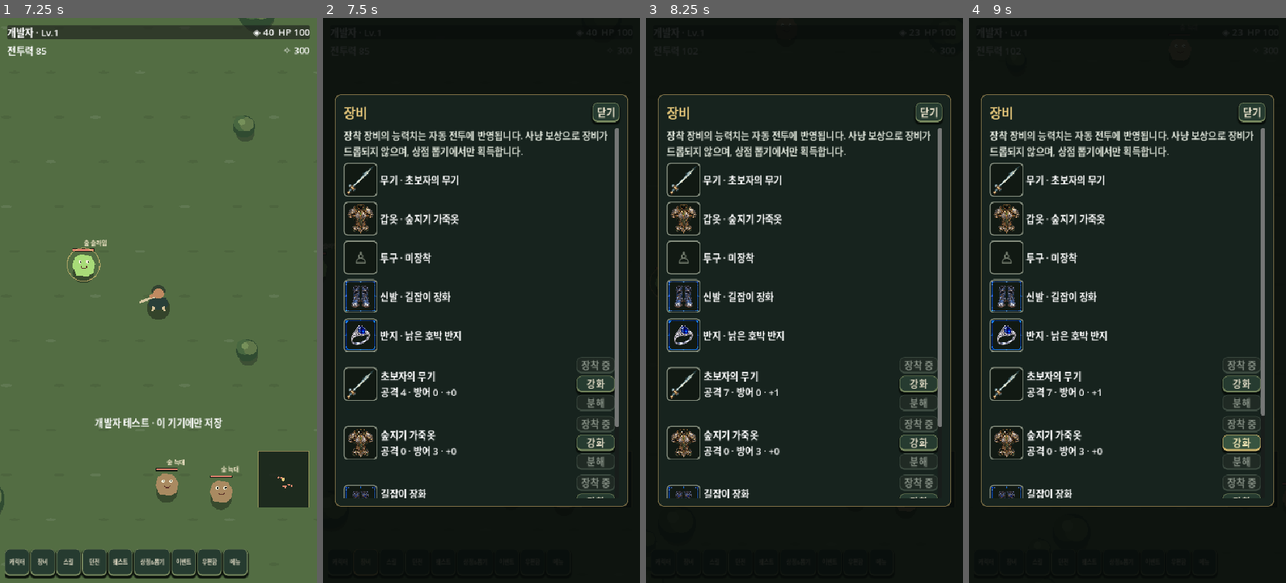
Above: before the commit, frames 1-4 (left to right).
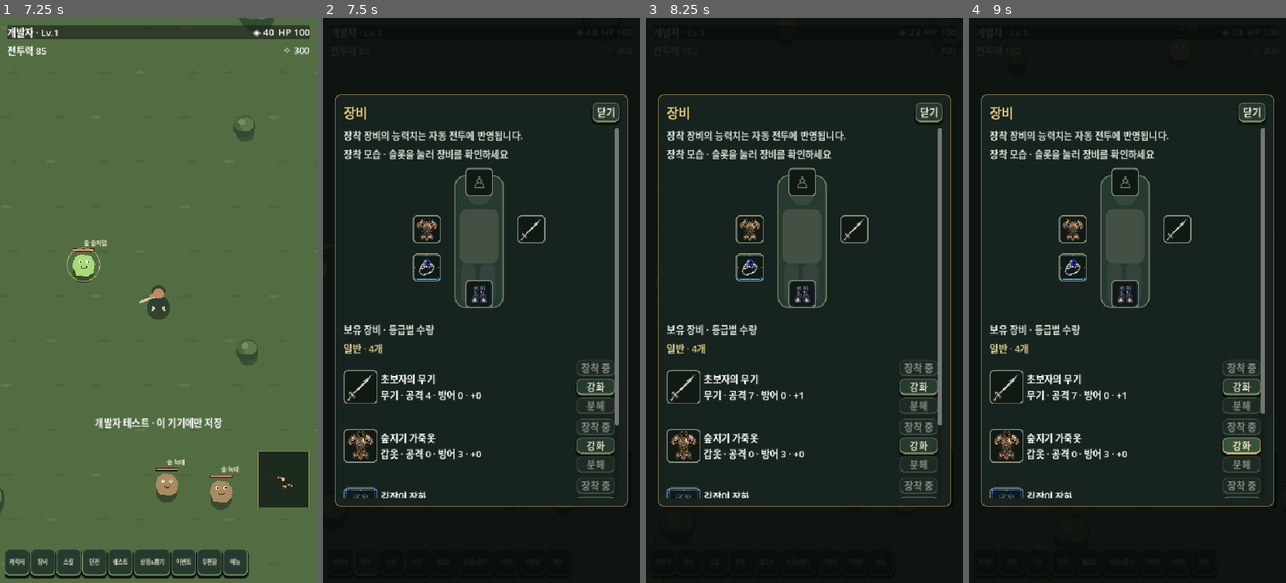
Above: after the commit, the same moments.

Repository: dor0si5523-cmd/strike-zone-online-
Game: Godot game, scene res://scenes/main.tscn
The game is run twice, just before and just after one commit, with the same random seed, the same clock (stepped at 60 frames per second) and the same inputs.
Inputs (mouse positions are in pixels of both pictures, inside the frame that each line leads up to):
- Up to frame 1 (7.25 s): click (158, 114) at 0.52 s; type "12" at 0.6 s; click (158, 147) at 0.75 s; type "12" at 0.83 s; click "로그인" at 1.25 s; click "새 계정 만들기" at 2 s; click (158, 114) at 2.77 s; type "12" at 2.85 s; click (158, 147) at 3 s; type "12" at 3.08 s; click "회원가입" at 3.5 s; click "로그인으로 돌아가기" at 4.25 s; click (158, 114) at 5.02 s; type "12" at 5.1 s; click (158, 147) at 5.25 s; type "12" at 5.33 s; click "개발자 계정으로 로그인" at 5.75 s; click "캐릭터 생성 후 시작" at 6.5 s
- Up to frame 2 (7.5 s): click "장비" at 7.25 s
- Up to frame 3 (8.25 s): click "강화" at 8 s
- Up to frame 4 (9 s): click "강화" at 8.75 s

Frame 1 is identical in both runs. In frame 2, 9.4% of the frame differs, in the area x 6-94%, y 20-85%; in frame 3, 9.4%; in frame 4, 9.4%.

Commit message:
Rework equipment panel and cash summon UI

Diff:
--- a/godot/scripts/main.gd
+++ b/godot/scripts/main.gd
@@ -697,52 +697,87 @@
 
 func _render_gear_panel() -> void:
 	_make_overlay("장비")
-	_panel_label("장착 장비의 능력치는 자동 전투에 반영됩니다. 사냥 보상으로 장비가 드롭되지 않으며, 상점 뽑기에서만 획득합니다.")
+	_panel_label("장착 장비의 능력치는 자동 전투에 반영됩니다.")
+	var slot_names := {"weapon":"무기", "armor":"갑옷", "helmet":"투구", "boots":"신발", "ring":"반지"}
+	var equipped_items: Dictionary = {}
 	for slot in ["weapon", "armor", "helmet", "boots", "ring"]:
 		var equipped_id: String = str(game_state.get("equipment", {}).get(slot, ""))
 		var match_item: Dictionary = {}
 		for item in game_state.get("items", []):
 			if str(item.get("id", "")) == equipped_id: match_item = item
-		var name := str(match_item.get("name", "미장착"))
-		var equipped_row := HBoxContainer.new()
-		overlay_content.add_child(equipped_row)
-		_add_equipment_icon(equipped_row, match_item, slot)
-		var equipped_label := Label.new()
-		equipped_label.text = "%s · %s" % [{"weapon":"무기", "armor":"갑옷", "helmet":"투구", "boots":"신발", "ring":"반지"}[slot], name]
-		equipped_label.size_flags_horizontal = Control.SIZE_EXPAND_FILL
-		equipped_label.vertical_alignment = VERTICAL_ALIGNMENT_CENTER
-		equipped_row.add_child(equipped_label)
-	for item in game_state.get("items", []):
-		var row := HBoxContainer.new()
-		row.add_theme_constant_override("separation", 5)
-		overlay_content.add_child(row)
-		var icon_path := _equipment_icon_path(item)
-		_add_equipment_icon(row, item, str(item.get("slot", "weapon")))
-		var detail := Label.new()
-		detail.size_flags_horizontal = Control.SIZE_EXPAND_FILL
-		detail.text = "%s\n공격 %s · 방어 %s · +%s" % [item.get("name", "장비"), item.get("atk", 0), item.get("def", 0), item.get("enhance", 0)]
-		detail.autowrap_mode = TextServer.AUTOWRAP_WORD_SMART
-		row.add_child(detail)
-		var actions := VBoxContainer.new()
-		row.add_child(actions)
-		var equipped_now: bool = str(game_state.get("equipment", {}).get(str(item.get("slot", "")), "")) == str(item.get("id", ""))
-		var equip := Button.new()
-		equip.text = "장착" if not equipped_now else "장착 중"
-		equip.disabled = equipped_now
-		equip.pressed.connect(_gear_action.bind("equip", str(item.get("id", ""))))
-		_style_button(equip, true)
-		actions.add_child(equip)
-		var upgrade := Button.new()
-		upgrade.text = "강화"
-		upgrade.pressed.connect(_gear_action.bind("upgrade", str(item.get("id", ""))))
-		_style_button(upgrade, true)
-		actions.add_child(upgrade)
-		var salvage := Button.new()
-		salvage.text = "분해"
-		salvage.disabled = equipped_now
-		salvage.pressed.connect(_confirm_salvage.bind(str(item.get("id", ""))))
-		_style_button(salvage, true)
-		actions.add_child(salvage)
+		equipped_items[slot] = match_item
+	_panel_label("장착 모습 · 슬롯을 눌러 장비를 확인하세요")
+	var avatar_host := CenterContainer.new()
+	avatar_host.custom_minimum_size.y = 258
+	avatar_host.size_flags_horizontal = Control.SIZE_EXPAND_FILL
+	overlay_content.add_child(avatar_host)
+	var avatar := Control.new()
+	avatar.custom_minimum_size = Vector2(250, 250)
+	avatar.clip_contents = true
+	avatar_host.add_child(avatar)
+	var mannequin := Panel.new()
+	mannequin.position = Vector2(83, 12); mannequin.size = Vector2(84, 226)
+	var mannequin_style := StyleBoxFlat.new()
+	mannequin_style.bg_color = Color("263a31"); mannequin_style.border_color = Color("71815d")
+	mannequin_style.set_border_width_all(2); mannequin_style.set_corner_radius_all(18)
+	mannequin.add_theme_stylebox_override("panel", mannequin_style); avatar.add_child(mannequin)
+	var head := Panel.new(); head.position = Vector2(105, 21); head.size = Vector2(40, 42)
+	var head_style := StyleBoxFlat.new(); head_style.bg_color = Color("35483b"); head_style.set_corner_radius_all(18)
+	head.add_theme_stylebox_override("panel", head_style); avatar.add_child(head)
+	var body := Panel.new(); body.position = Vector2(92, 70); body.size = Vector2(66, 92)
+	var body_style := StyleBoxFlat.new(); body_style.bg_color = Color("435043"); body_style.set_corner_radius_all(12)
+	body.add_theme_stylebox_override("panel", body_style); avatar.add_child(body)
+	for leg_x in [94, 127]:
+		var leg := Panel.new(); leg.position = Vector2(leg_x, 163); leg.size = Vector2(25, 64)
+		var leg_style := StyleBoxFlat.new(); leg_style.bg_color = Color("35443a"); leg_style.set_corner_radius_all(8)
+		leg.add_theme_stylebox_override("panel", leg_style); avatar.add_child(leg)
+	var slot_positions := {"helmet":Vector2(101, 0), "armor":Vector2(12, 80), "weapon":Vector2(190, 80), "boots":Vector2(101, 190), "ring":Vector2(12, 145)}
+	for slot in ["helmet", "armor", "weapon", "boots", "ring"]:
+		var gear: Dictionary = equipped_items.get(slot, {})
+		var frame := _add_equipment_icon(avatar, gear, slot, Vector2(48, 48))
+		frame.position = slot_positions[slot]
+		frame.tooltip_text = "%s · %s" % [slot_names[slot], gear.get("name", "미장착")]
+	var inventory: Array = game_state.get("items", [])
+	var rarity_order := ["immortal", "mythic", "legendary", "unique", "epic", "rare", "uncommon", "common"]
+	var rarity_names := {"immortal":"불멸", "mythic":"신화", "legendary":"레전드리", "unique":"유니크", "epic":"에픽", "rare":"레어", "uncommon":"고급", "common":"일반"}
+	_panel_label("보유 장비 · 등급별 수량")
+	for rarity in rarity_order:
+		var rarity_items: Array = inventory.filter(func(item): return str(item.get("rarity", "common")) == rarity)
+		if rarity_items.is_empty(): continue
+		var heading := Label.new()
+		heading.text = "%s · %d개" % [rarity_names.get(rarity, rarity), rarity_items.size()]
+		heading.add_theme_color_override("font_color", {"immortal":Color("df625d"), "mythic":Color("eee9d9"), "legendary":Color("79b779"), "unique":Color("d8ad61"), "epic":Color("a584c8"), "rare":Color("639fc1")}.get(rarity, Color("d8c88a")))
+		overlay_content.add_child(heading)
+		for item in rarity_items:
+			var row := HBoxContainer.new()
+			row.add_theme_constant_override("separation", 5)
+			overlay_content.add_child(row)
+			_add_equipment_icon(row, item, str(item.get("slot", "weapon")))
+			var detail := Label.new()
+			detail.size_flags_horizontal = Control.SIZE_EXPAND_FILL
+			detail.text = "%s\n%s · 공격 %s · 방어 %s · +%s" % [item.get("name", "장비"), slot_names.get(str(item.get("slot", "weapon")), "장비"), item.get("atk", 0), item.get("def", 0), item.get("enhance", 0)]
+			detail.autowrap_mode = TextServer.AUTOWRAP_WORD_SMART
+			row.add_child(detail)
+			var actions := VBoxContainer.new()
+			row.add_child(actions)
+			var equipped_now: bool = str(game_state.get("equipment", {}).get(str(item.get("slot", "")), "")) == str(item.get("id", ""))
+			var equip := Button.new()
+			equip.text = "장착" if not equipped_now else "장착 중"
+			equip.disabled = equipped_now
+			equip.pressed.connect(_gear_action.bind("equip", str(item.get("id", ""))))
+			_style_button(equip, true)
+			actions.add_child(equip)
+			var upgrade := Button.new()
+			upgrade.text = "강화"
+			upgrade.pressed.connect(_gear_action.bind("upgrade", str(item.get("id", ""))))
+			_style_button(upgrade, true)
+			actions.add_child(upgrade)
+			var salvage := Button.new()
+			salvage.text = "분해"
+			salvage.disabled = equipped_now
+			salvage.pressed.connect(_confirm_salvage.bind(str(item.get("id", ""))))
+			_style_button(salvage, true)
+			actions.add_child(salvage)
 
 func _equipment_icon_path(item: Dictionary) -> String:
 	var key := str(item.get("visualKey", ""))
@@ -786,12 +821,12 @@
 			if number.is_valid_int(): return "res://assets/equipment/%s/%s-%s.png" % [slots[prefix], rarity, number]
 	return ""
 
-func _add_equipment_icon(parent: Container, item: Dictionary, slot: String) -> void:
+func _add_equipment_icon(parent: Control, item: Dictionary, slot: String, icon_size: Vector2 = Vector2(58, 58)) -> PanelContainer:
 	var rarity := str(item.get("rarity", "common"))
 	var rarity_colors := {"common":Color("879080"), "uncommon":Color("79a98d"), "rare":Color("639fc1"), "epic":Color("a584c8"), "unique":Color("d8ad61"), "legendary":Color("79b779"), "mythic":Color("eee9d9"), "immortal":Color("df625d")}
 	var frame := PanelContainer.new()
-	frame.custom_minimum_size = Vector2(58, 58)
-	frame.size = Vector2(58, 58)
+	frame.custom_minimum_size = icon_size
+	frame.size = icon_size
 	frame.size_flags_horizontal = Control.SIZE_SHRINK_BEGIN
 	frame.size_flags_vertical = Control.SIZE_SHRINK_CENTER
 	frame.clip_contents = true
@@ -824,6 +859,7 @@
 		glyph.add_theme_font_size_override("font_size", 27)
 		glyph.add_theme_color_override("font_color", rarity_colors.get(rarity, Color("d8c88a")))
 		frame.add_child(glyph)
+	return frame
 
 func _gear_action(action: String, item_id: String) -> void:
 	if GameApi.developer_mode:
@@ -1015,7 +1051,7 @@
 
 func _render_shop_panel() -> void:
 	_make_overlay("상점 & 장비 뽑기")
-	_panel_label("골드 %s · 캐시 %s\n장비 종류별 뽑기를 바로 진행할 수 있습니다." % [game_state.get("gold", 0), game_state.get("cash", 0)])
+	_panel_label("캐시 %s · 장비 뽑기는 캐시로만 이용할 수 있습니다." % game_state.get("cash", 0))
 	_panel_label("레어 80% · 에픽 15% · 유니크 4% · 레전드리 0.9% · 신화 0.09% · 불멸 0.01%")
 	var pity: Dictionary = game_state.get("summonPity", {})
 	_panel_label("천장 · 에픽 %s/30 · 레전드리 %s/100" % [pity.get("epic", 0), pity.get("legendary", 0)])
@@ -1043,24 +1079,23 @@
 		heading.add_theme_color_override("font_color", Color("e7c87b"))
 		heading.add_theme_font_size_override("font_size", 17)
 		body.add_child(heading)
-		for currency in ["gold", "cash"]:
-			var line := HBoxContainer.new()
-			line.add_theme_constant_override("separation", 5)
-			body.add_child(line)
-			var currency_label := Label.new()
-			currency_label.text = "골드" if currency == "gold" else "캐시"
-			currency_label.custom_minimum_size.x = 42
-			currency_label.vertical_alignment = VERTICAL_ALIGNMENT_CENTER
-			line.add_child(currency_label)
-			for amount in [1, 10]:
-				var cost := (500 if amount == 1 else 4500) if currency == "gold" else (100 if amount == 1 else 900)
-				var button := Button.new()
-				button.text = "%s회 · %s" % [amount, _format_number(cost)]
-				button.custom_minimum_size = Vector2(70, 38)
-				button.size_flags_horizontal = Control.SIZE_EXPAND_FILL
-				_style_button(button, true)
-				button.pressed.connect(_summon.bind(currency, amount, slot))
-				line.add_child(button)
+		var line := HBoxContainer.new()
+		line.add_theme_constant_override("separation", 5)
+		body.add_child(line)
+		var currency_label := Label.new()
+		currency_label.text = "캐시"
+		currency_label.custom_minimum_size.x = 42
+		currency_label.vertical_alignment = VERTICAL_ALIGNMENT_CENTER
+		line.add_child(currency_label)
+		for amount in [1, 10]:
+			var cost := 100 if amount == 1 else 900
+			var button := Button.new()
+			button.text = "%s회 · %s" % [amount, _format_number(cost)]
+			button.custom_minimum_size = Vector2(70, 38)
+			button.size_flags_horizontal = Control.SIZE_EXPAND_FILL
+			_style_button(button, true)
+			button.pressed.connect(_summon.bind("cash", amount, slot))
+			line.add_child(button)
 
 func _format_number(value: int) -> String:
 	var source := str(value)
@@ -1119,9 +1154,12 @@
 	_panel_button("확인", _render_shop_panel)
 
 func _summon(currency: String, count: int, slot: String) -> void:
+	if currency != "cash":
+		_panel_label("장비 뽑기는 캐시로만 이용할 수 있습니다.")
+		return
 	gacha_slot = slot
 	if GameApi.developer_mode:
-		var cost := (500 if count == 1 else 4500) if currency == "gold" else (100 if count == 1 else 900)
+		var cost := 100 if count == 1 else 900
 		if int(game_state.get(currency, 0)) < cost: _panel_label("재화가 부족합니다."); return
 		var items: Array = game_state.get("items", [])
 		if items.size() + count > 60: _panel_label("가방 공간이 부족합니다."); return
